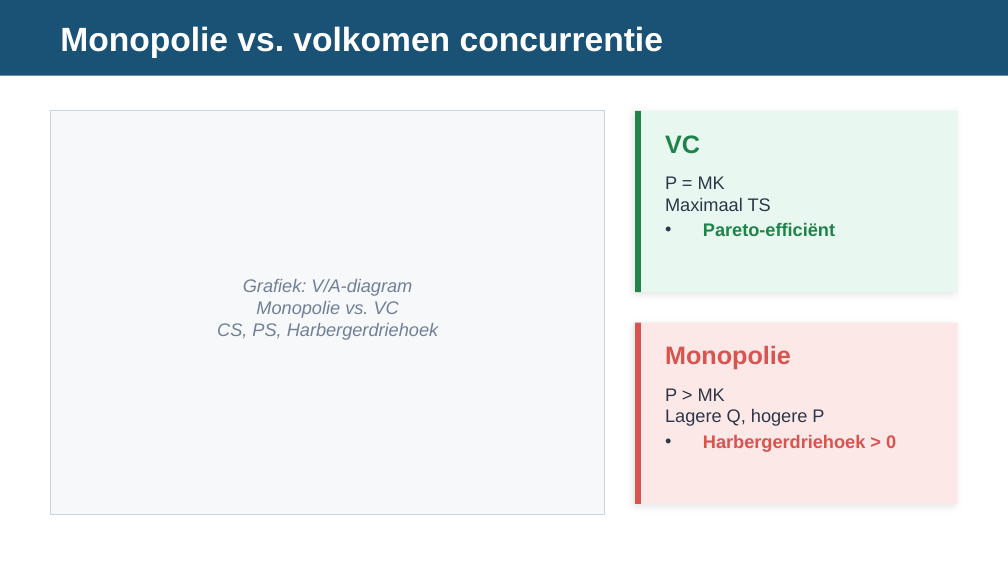
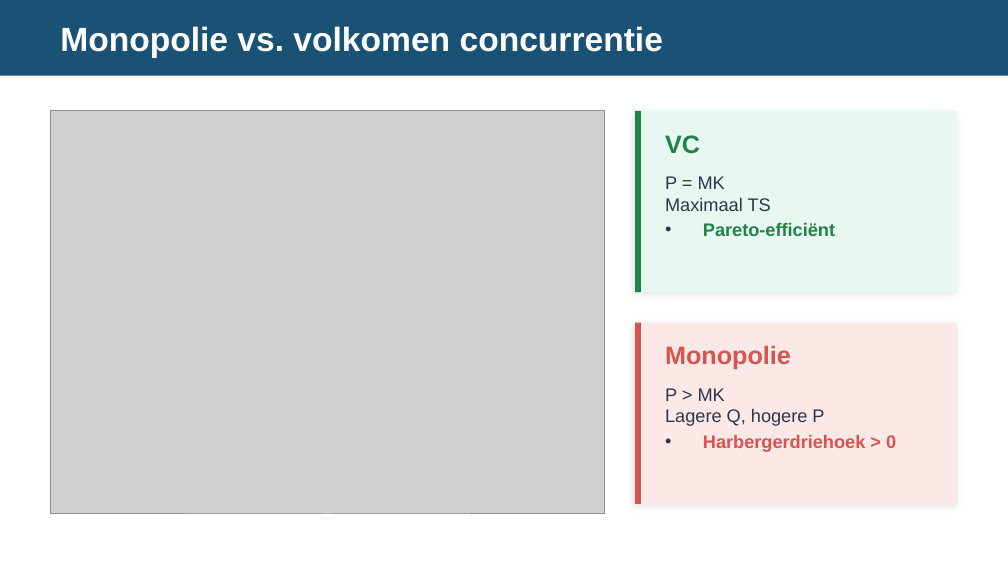
Before and after one commit to meijer1973/economie-vwo4-m3, a slide deck: slide 5 of 3.2 Hoofdstuk 2 - Marktvormen en hun marktevenwicht/3.2.7 Paragraaf 7 - Toepassen/2. Leren/3.2.7 Toepassen – presentatie.pptx. Drawn at 1008x567 pixels with LibreOffice and Linux fonts; fonts in the diff are those of the drawing; grey boxes stand for pictures. Boxes give left, top, right and bottom in pixels: in the first picture for what was removed or moved away, otherwise in the second. Text is boxed around its words. In the diff, an @@ line names an element or a change of style, - is before the commit and + after.

```diff
--- a/3.2 Hoofdstuk 2 - Marktvormen en hun marktevenwicht/3.2.7 Paragraaf 7 - Toepassen/2. Leren/3.2.7 Toepassen – presentatie.pptx
+++ b/3.2 Hoofdstuk 2 - Marktvormen en hun marktevenwicht/3.2.7 Paragraaf 7 - Toepassen/2. Leren/3.2.7 Toepassen – presentatie.pptx
@@ rectangle removed at (50,111,605,514) @@
@@ picture added at (50,111,605,514) @@
@@ text removed at (217,279,438,340) @@
-Grafiek: V/A-diagram
-Monopolie vs. VC
-CS, PS, Harbergerdriehoek
```
Also in this commit, not shown: 1 other slide changed.
